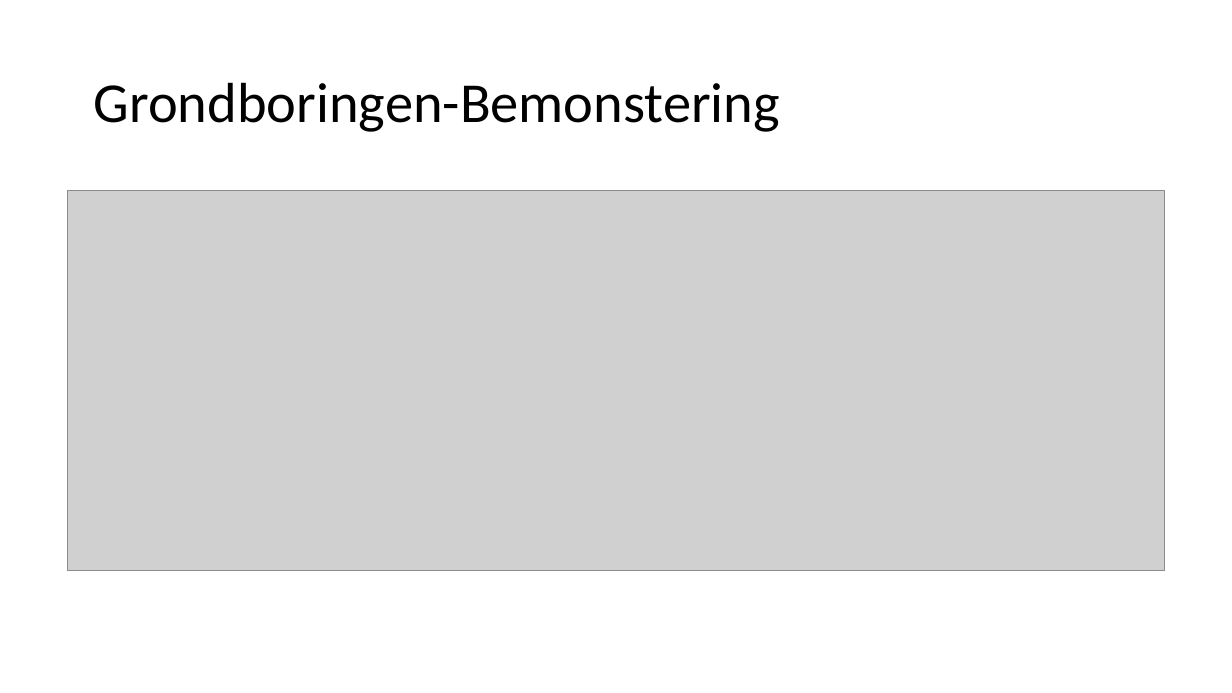
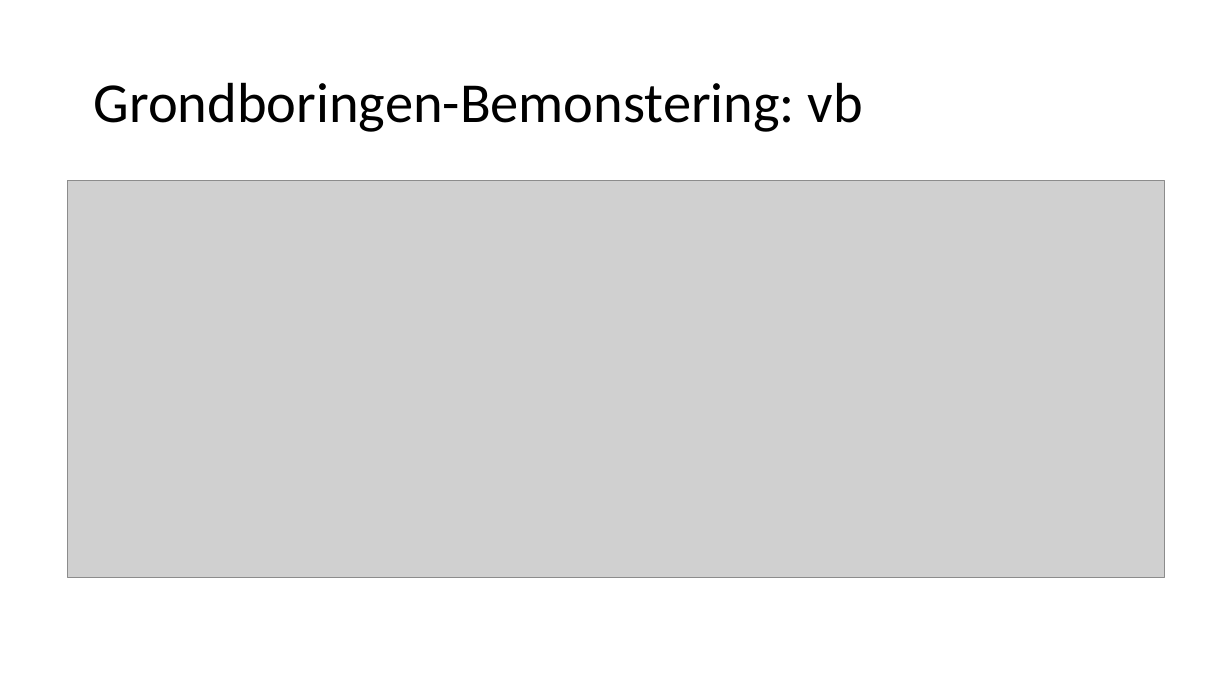
Before and after one commit to Informatievlaanderen/OSLOthema-bodemEnOndergrond, a slide deck: slide 33 of resources/consolidatie/WerkgroepConsolidatie20210531.pptx (slide 30 before the commit). Drawn at 1232x693 pixels with LibreOffice and Linux fonts; fonts in the diff are those of the drawing; grey boxes stand for pictures. Boxes give left, top, right and bottom in pixels: in the first picture for what was removed or moved away, otherwise in the second. Text is boxed around its words. In the diff, an @@ line names an element or a change of style, - is before the commit and + after.

```diff
--- a/resources/consolidatie/WerkgroepConsolidatie20210531.pptx
+++ b/resources/consolidatie/WerkgroepConsolidatie20210531.pptx
@@ title at [94, 82, 863, 132]: text changed @@
-Grondboringen-Bemonstering
+Grondboringen-Bemonstering: vb
@@ picture: place and size @@
-picture at [67, 190, 1165, 571]
+picture at [67, 180, 1165, 578]
```
Also in this commit, not shown: 8 other slides changed, 9 slides added, 2 slides removed.
